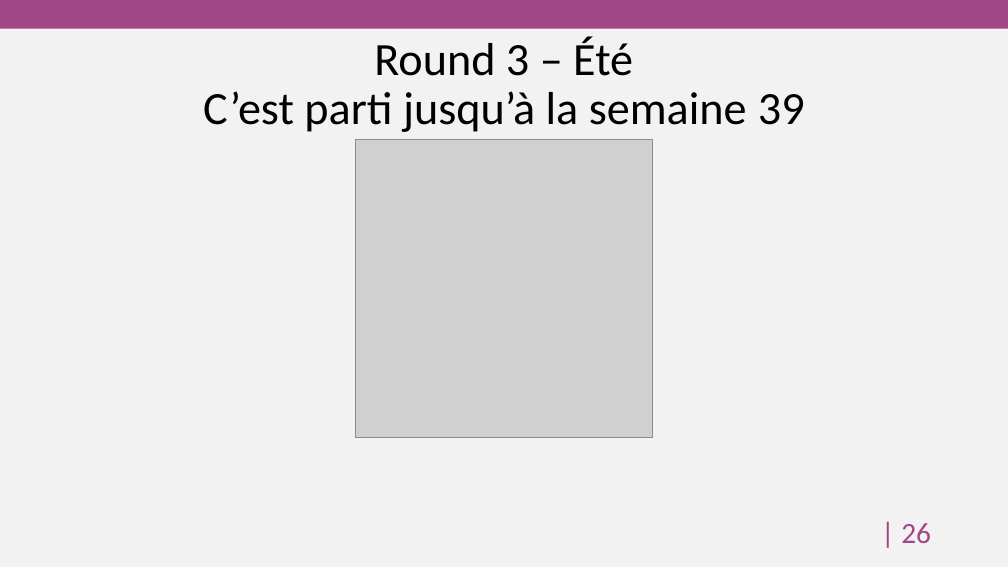
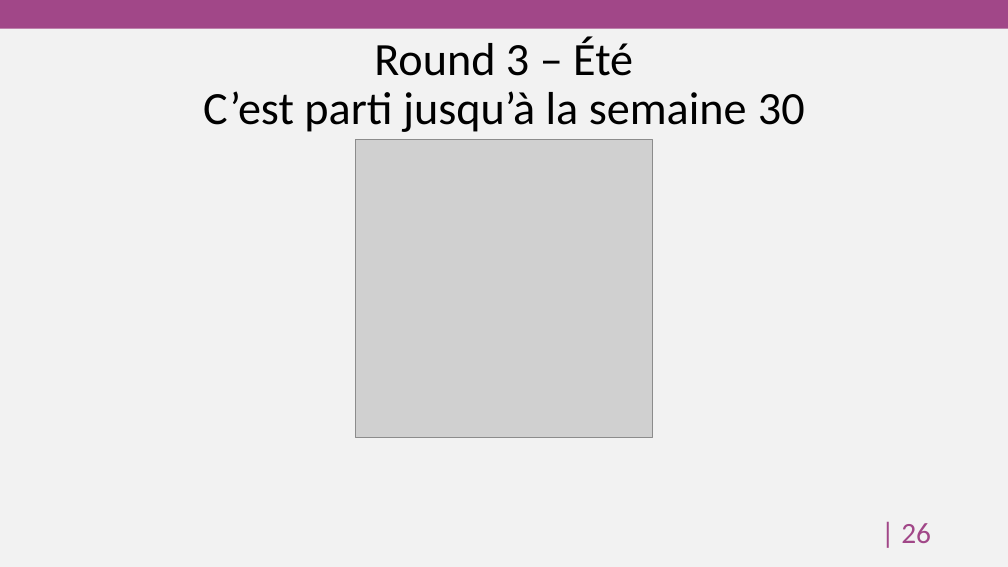
Before and after one commit to HEG-Arc/odoosim, a slide deck: slide 27 of BreweryAndCo.pptx. Drawn at 1008x567 pixels with LibreOffice and Linux fonts; fonts in the diff are those of the drawing; grey boxes stand for pictures; background and template pictures are left out. Boxes give left, top, right and bottom in pixels: in the first picture for what was removed or moved away, otherwise in the second. Text is boxed around its words. In the diff, an @@ line names an element or a change of style, - is before the commit and + after.

```diff
--- a/BreweryAndCo.pptx
+++ b/BreweryAndCo.pptx
@@ title at bbox=[203, 36, 805, 132]: text changed @@
-Round 3 – Été
-C’est parti jusqu’à la semaine 39
+Round 3 – Été
+C’est parti jusqu’à la semaine 30
```
Also in this commit, not shown: 10 other slides changed, 4 other files.
